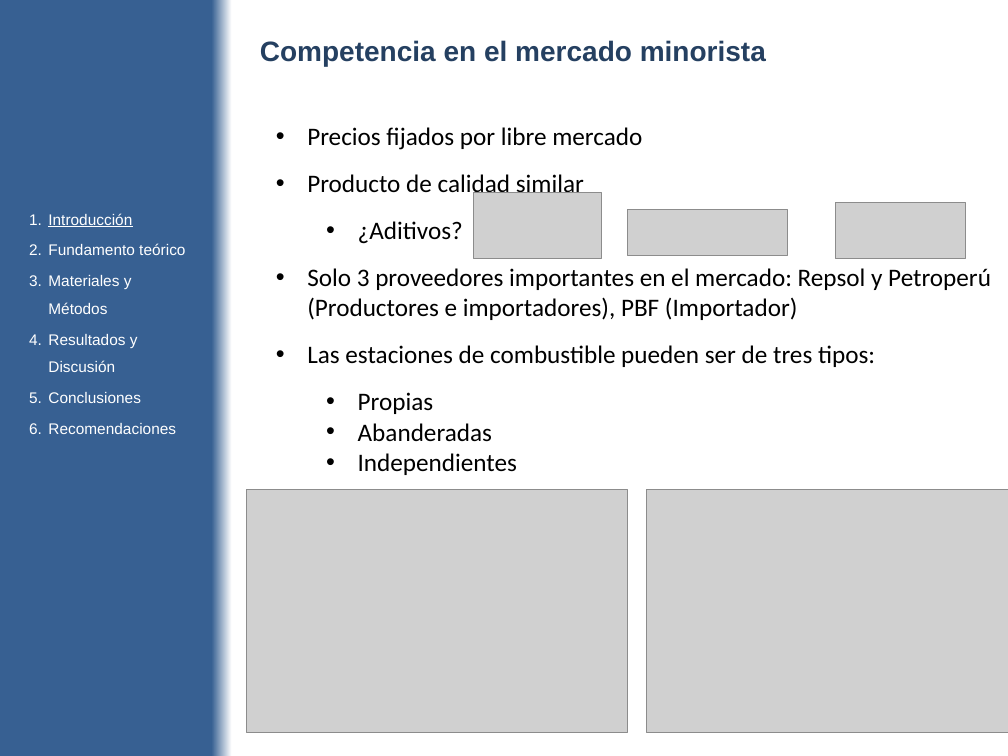
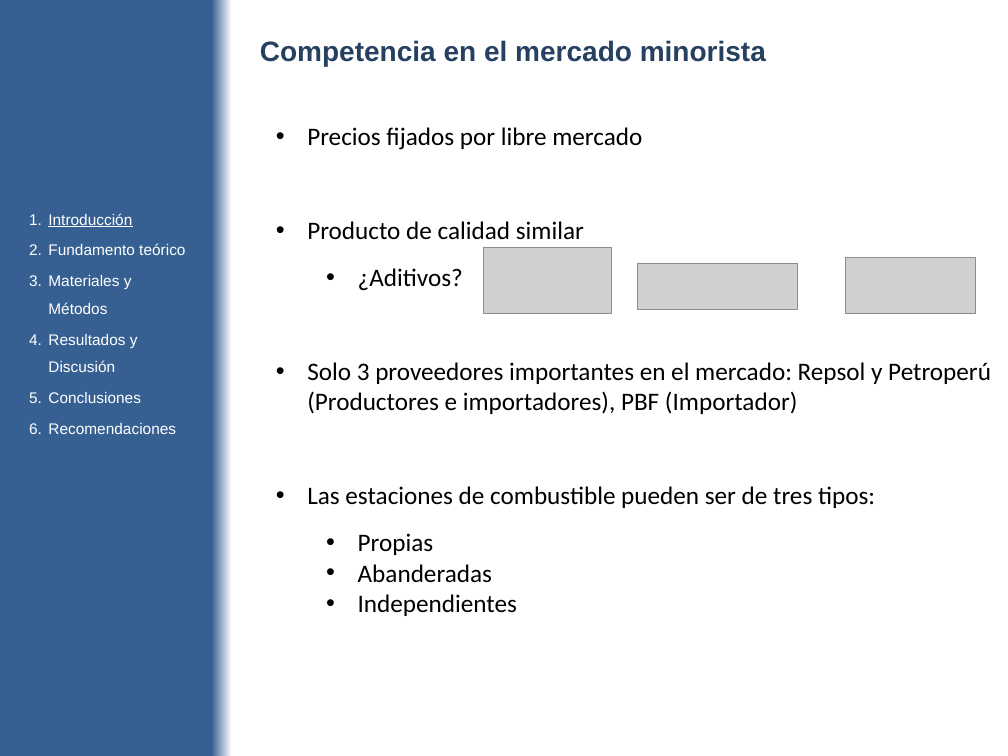
Before and after one commit to diegouriarte/masther-thesis, a slide deck: slide 7 of doc/avance-parcial.pptx. Drawn at 1008x756 pixels with LibreOffice and Linux fonts; fonts in the diff are those of the drawing; grey boxes stand for pictures. Boxes give left, top, right and bottom in pixels: in the first picture for what was removed or moved away, otherwise in the second. Text is boxed around its words. In the diff, an @@ line names an element or a change of style, - is before the commit and + after.

```diff
--- a/doc/avance-parcial.pptx
+++ b/doc/avance-parcial.pptx
@@ text "Precios fijados por libre mercado" rewrapped from (x1=307, y1=127, x2=991, y2=475) to (x1=307, y1=127, x2=991, y2=616) @@
@@ 3 pictures moved together from (x1=474, y1=193, x2=966, y2=259) to (x1=484, y1=248, x2=976, y2=314) @@
@@ picture removed at (x1=247, y1=490, x2=628, y2=733) @@
@@ picture removed at (x1=646, y1=490, x2=1008, y2=733) @@
```
Also in this commit, not shown: 3 other slides changed, 4 slides added, 9 other files.
